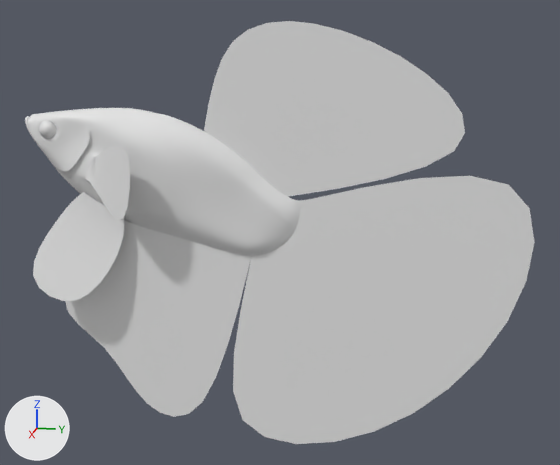
A saved change to the glTF model apps/web/public/assets/fish/betta/lod0.glb.
Before and after are seen from a camera (50 mm lens) standing at (0.1897, 0.0774, 0.031) and looking at (-0.0013, 0.0392, -0.0168). Every picture has the same lights, and +X, +Y and +Z are marked at lower left. The first picture is the older version. Vertices at exactly the same position are counted once.

Objects in the first picture: 'betta'.
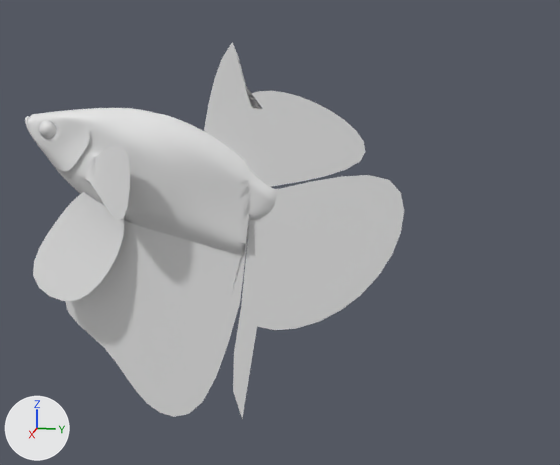
The newer file is also rescaled (x0.733) as a whole; pictures and numbers use the older file's frame.

What differs and where, as boxes (x1, y1, x2, y2) in the pictures (560 x 465 px; the box of a moved part takes in the faces that stretch with it):
'betta', reshaped (26% narrower, 11% shorter)
    before: (25, 21, 535, 444)
    after: (25, 42, 404, 419)
part 1 of me_betta, moved or reshaped
    before: (233, 21, 535, 444)
    after: (234, 47, 404, 419)

The change, as a diff of the scene's bpy script:
```diff
--- a/apps/web/public/assets/fish/betta/lod0.glb.py
+++ b/apps/web/public/assets/fish/betta/lod0.glb.py
@@ me_betta @@
 # used by ob_betta; location = (0.0, 0.0, 0.0)
-me_betta.from_pydata(...)  # 5408 vertices, 10656 faces; spans x -0.0127..0.0127, y -0.0291..0.1019, z -0.0757..0.0359
+me_betta.from_pydata(...)  # 5408 vertices, 10656 faces; spans x -0.0127..0.0127, y -0.0291..0.0707, z -0.0711..0.031
+# me_betta part 1: all 411 vertices in x -0.0023..0.0023, y 0.0312..0.1019, z -0.0757..0.0359 are scaled about their middle by 0.56, then moved by (0.0, -0.0157, 0.0081)
 me_betta.materials.append(mat_betta)
```
